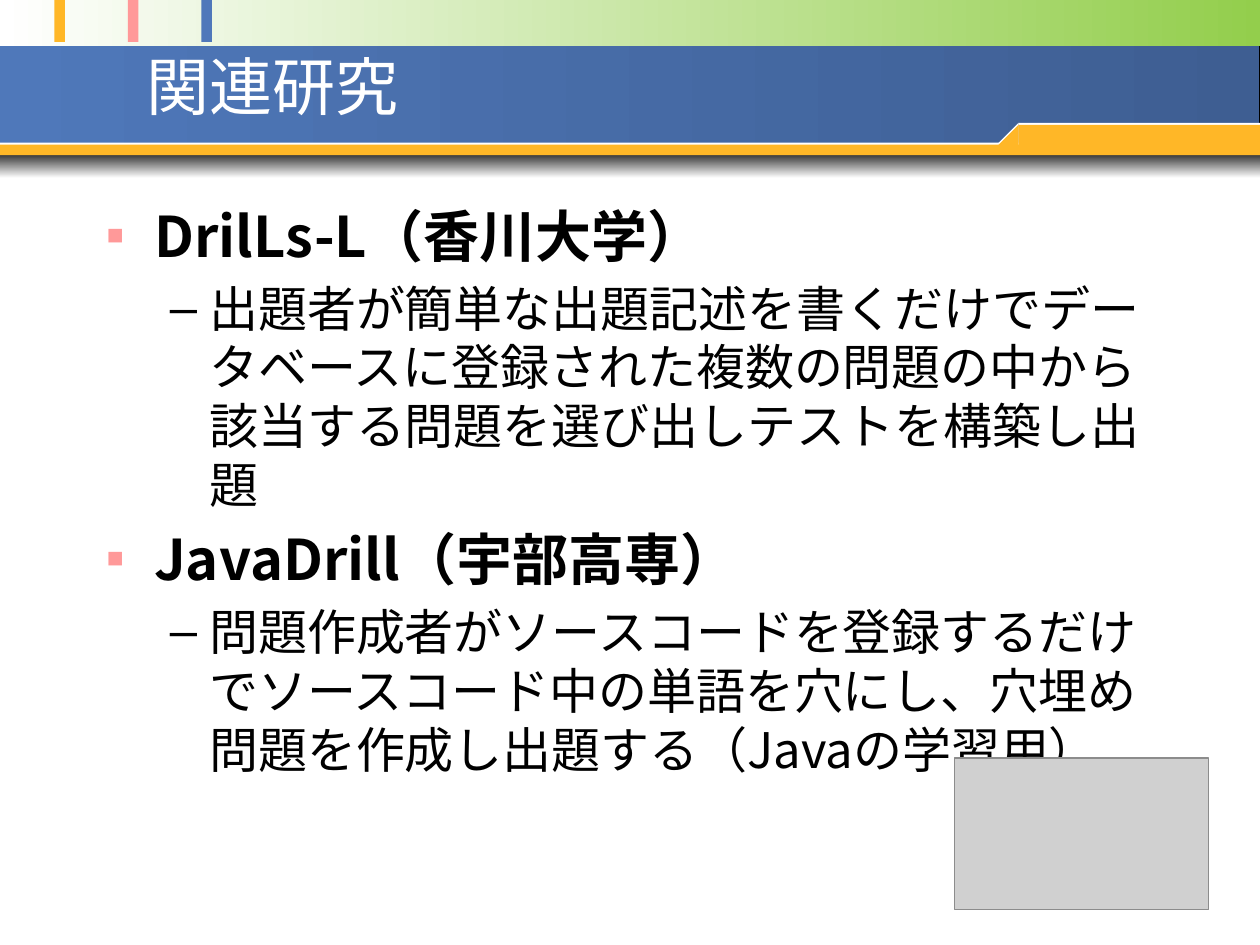
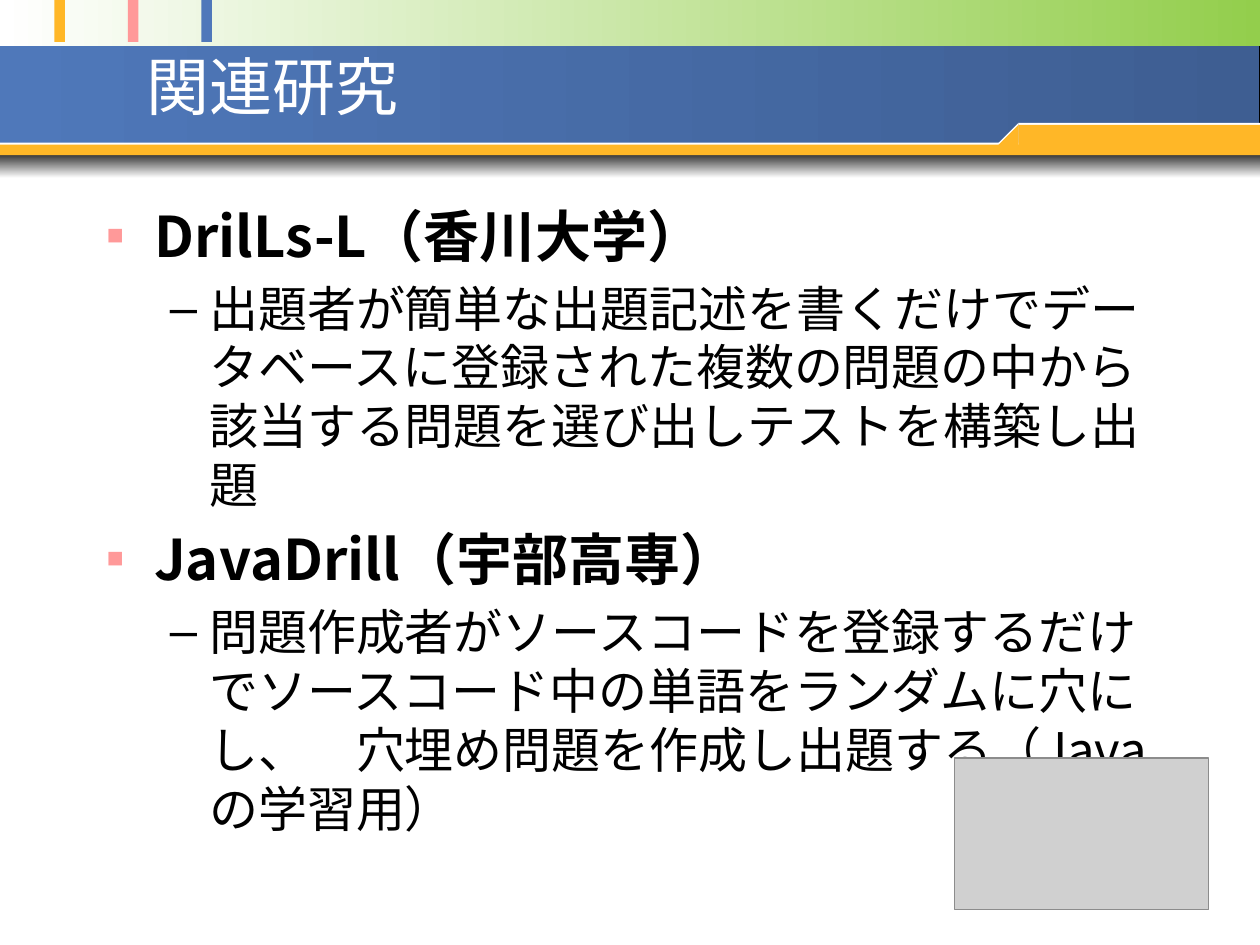
Before and after one commit to opu-yokotalab/learn-ari-thesis, a slide deck: slide 6 of pptx/20100127~発表資料1.pptx. Drawn at 1260x945 pixels with LibreOffice and Linux fonts; fonts in the diff are those of the drawing; grey boxes stand for pictures. Boxes give left, top, right and bottom in pixels: in the first picture for what was removed or moved away, otherwise in the second. Text is boxed around its words. In the diff, an @@ line names an element or a change of style, - is before the commit and + after.

```diff
--- a/pptx/20100127~発表資料1.pptx
+++ b/pptx/20100127~発表資料1.pptx
@@ text at bbox=[209, 608, 1147, 780]: text changed @@
-  – 問題作成者がソースコードを登録するだけでソースコード中の単語を穴にし、穴埋め問題を作成し出題する（Javaの学習用）
+  – 問題作成者がソースコードを登録するだけでソースコード中の単語をランダムに穴にし、 穴埋め問題を作成し出題する（Javaの学習用）
```
Also in this commit, not shown: 16 other slides changed, 1 slide added, 17 other files.
